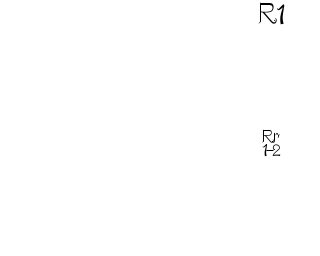
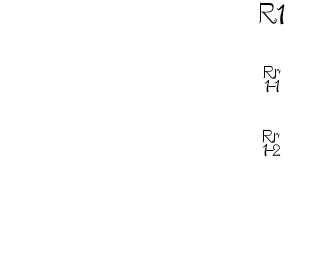
Revision of a layered w=320, h=256 image; what changed, layer by layer:
added layer "Rr ..." over [263,65,281,93]
